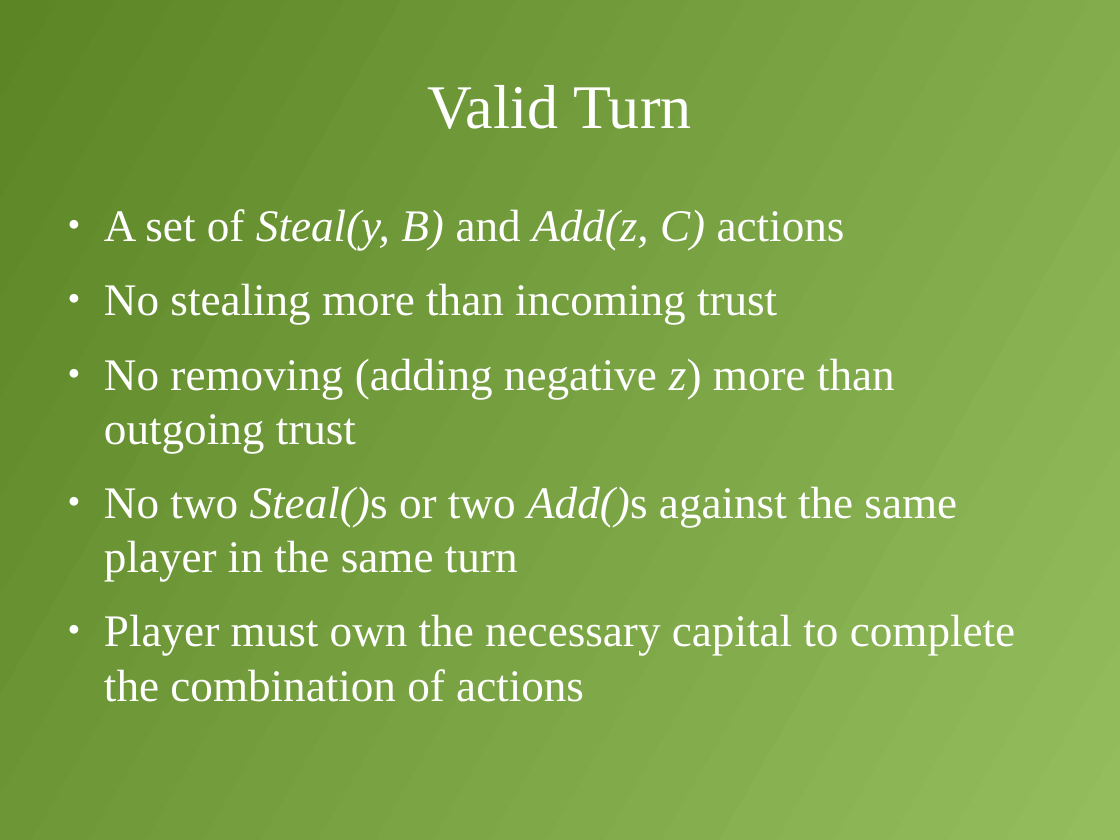
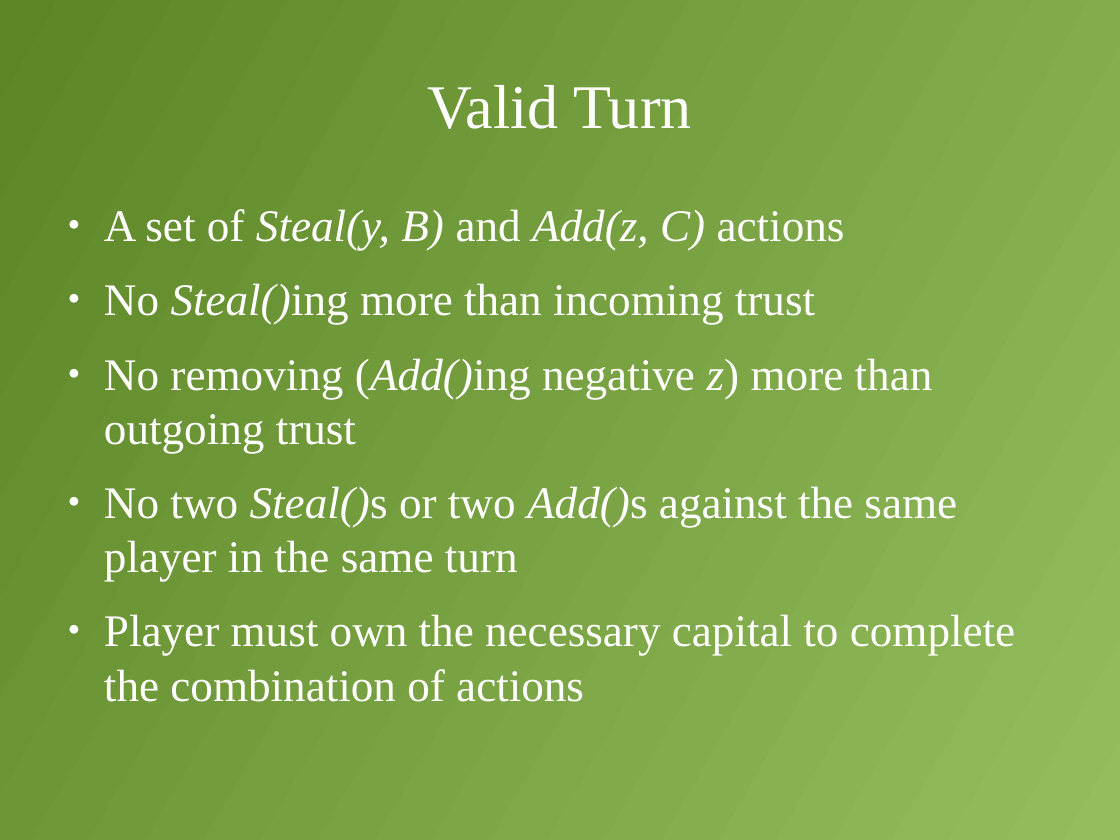
Before and after one commit to decrypto-org/TrustIsRisk, a slide deck: slide 6 of presentations/AtheCrypt10-1-2017/AtheCrypt10-1-2017.odp. Drawn at 1120x840 pixels with LibreOffice and Linux fonts; fonts in the diff are those of the drawing. Boxes give left, top, right and bottom in pixels: in the first picture for what was removed or moved away, otherwise in the second. Text is boxed around its words. In the diff, an @@ line names an element or a change of style, - is before the commit and + after.

Commit message:
fix typos, appearance

```diff
--- a/presentations/AtheCrypt10-1-2017/AtheCrypt10-1-2017.odp
+++ b/presentations/AtheCrypt10-1-2017/AtheCrypt10-1-2017.odp
@@ text at box(104, 283, 933, 453): text changed @@
-● No stealing more than incoming trust
-● No removing (adding negative z) more than outgoing trust
+● No Steal()ing more than incoming trust
+● No removing (Add()ing negative z) more than outgoing trust
```
Also in this commit, not shown: 2 other slides changed, 1 slide added, 1 slide removed.
